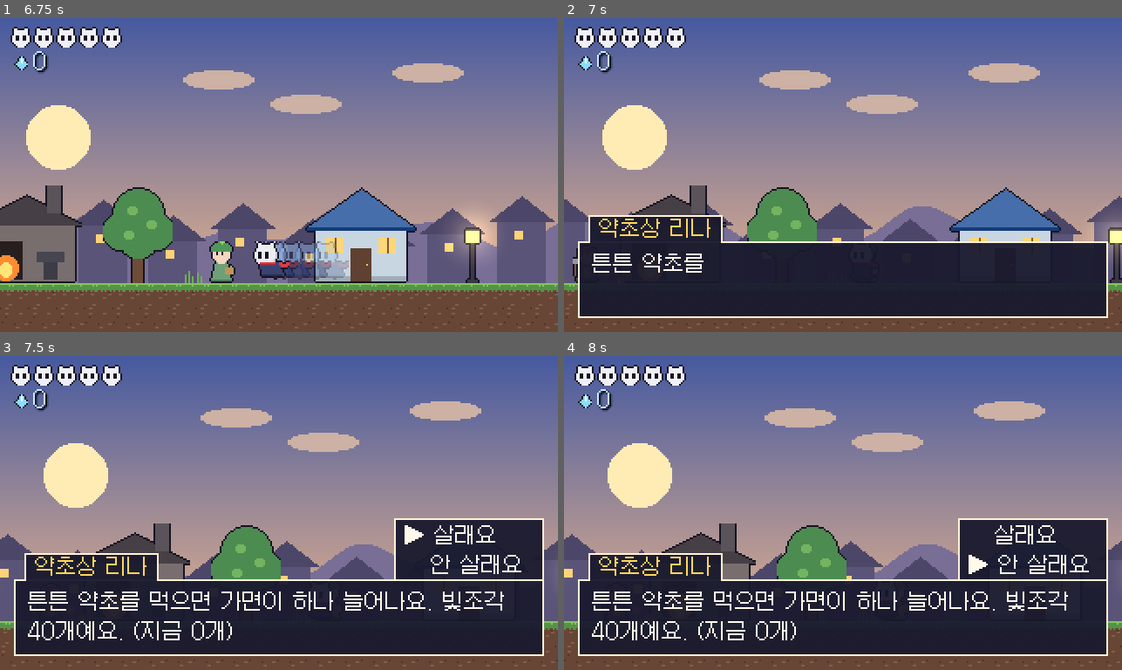
Above: before the commit, frames 1-4 (two rows, left to right).
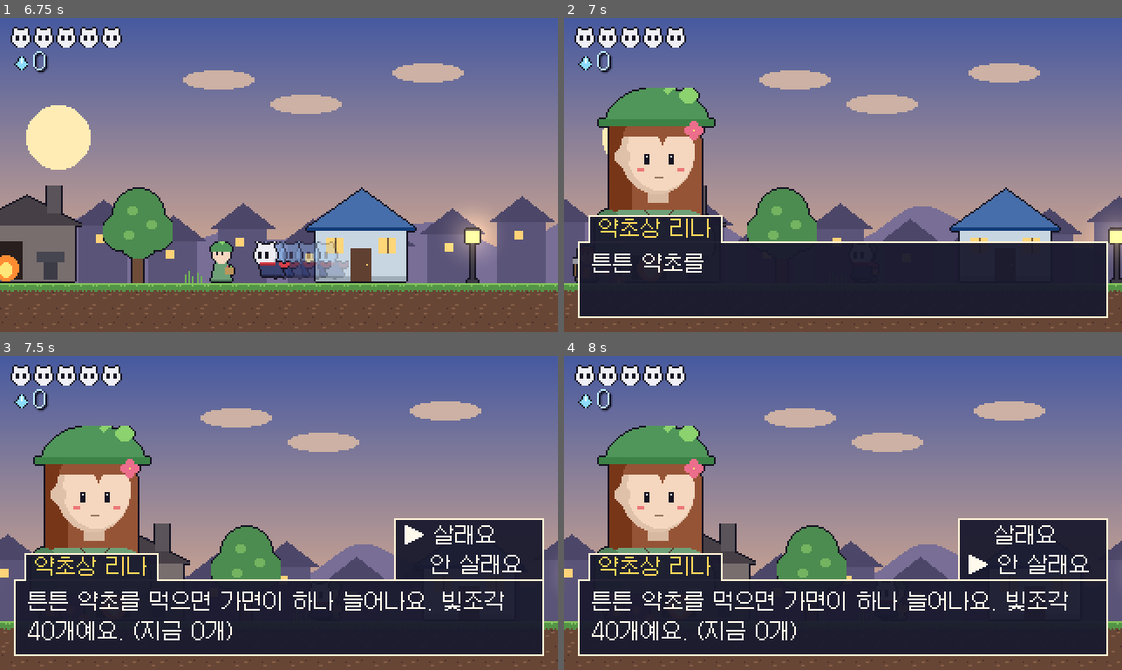
Above: after the commit, the same moments.

Repository: passedcloud-cmd/trymakegame2
Game: Godot game, scene res://scenes/title.tscn
Same seed, same stepped clock (60 frames per second), same inputs: the game is played once before the commit and once after it.
Inputs:
- Up to frame 1 (6.75 s): hold Right (move_right) 0.53-2.03 s; tap X (attack) at 0.6, 2.85, 5.1 s; tap Up (move_up) at 0.77, 1.52, 3.02, 3.77, 4.52, 6.02 s; tap Z (confirm) at 1.35, 5.85 s; hold Left (move_left) 2.03-2.78 s; tap C (dash) at 2.1, 4.35, 6.6 s; hold Right (move_right) 2.78-4.28 s; hold Z (confirm) 3.53-4.28 s; hold Left (move_left) 4.28-5.03 s; hold Right (move_right) 5.03-5.78 s; hold Left (move_left) from 5.78 s (still down)
- Up to frame 2 (7 s): keep holding Left (move_left); tap Up (move_up) at 6.77 s
- Up to frame 3 (7.5 s): release Left (move_left) at 7.28 s; hold Right (move_right) from 7.28 s (still down); tap X (attack) at 7.35 s
- Up to frame 4 (8 s): keep holding Right (move_right); tap Up (move_up) at 7.52 s

Frame 1 is identical in both runs. In frame 2, 6.4% of the frame differs, in the area x 5-28%, y 22-63%; in frame 3, 6.3%; in frame 4, 6.3%.

Commit message:
대화창에 NPC 도트 초상화 추가
- 대화창 왼쪽 위에 말하는 캐릭터의 초상화(80×96, 3칸)를 보여줘요
- 글자가 나오는 동안 입이 움직이고, 다 나오면 가끔 눈을 깜빡여요
- make_art.py에 촌장/대장장이/약초상/꼬마 임시 초상화 생성 코드 추가
- 표지판과 문처럼 초상화가 없는 이름은 예전처럼 나와요

Co-Authored-By: Claude Opus 5.5 <noreply@anthropic.com>
Claude-Session: https://claude.ai/code/session_012FWvu5EKhoKuBzDrjexvBn

Diff:
--- a/scenes/dialogue_box.tscn
+++ b/scenes/dialogue_box.tscn
@@ -22,6 +22,11 @@
 [node name="DialogueBox" type="CanvasLayer"]
 layer = 10
 script = ExtResource("1_dialogue")
+
+[node name="Portrait" type="Sprite2D" parent="."]
+position = Vector2(12, 40)
+centered = false
+hframes = 3
 
 [node name="Panel" type="Panel" parent="."]
 offset_left = 8.0
--- a/scripts/dialogue_box.gd
+++ b/scripts/dialogue_box.gd
@@ -20,12 +20,25 @@
 	"표지판": 1.0,
 }
 
+## 대화창 위에 나오는 캐릭터 초상화예요. 여기에 없는 이름(표지판, 문)은 초상화 없이 나와요.
+## 그림은 80×96 크기 3칸(보통 / 눈 감음 / 입 벌림)이에요. 같은 이름으로 덮어쓰면 바뀌어요.
+const PORTRAITS := {
+	"촌장 할아버지": preload("res://assets/portraits/elder.png"),
+	"대장장이 브론": preload("res://assets/portraits/smith.png"),
+	"약초상 리나": preload("res://assets/portraits/herbalist.png"),
+	"꼬마 피피": preload("res://assets/portraits/kid.png"),
+}
+const PORTRAIT_NORMAL := 0
+const PORTRAIT_BLINK := 1
+const PORTRAIT_TALK := 2
+
 @onready var name_panel: Panel = $NamePanel
 @onready var name_label: Label = $NamePanel/NameLabel
 @onready var choice_panel: Panel = $ChoicePanel
 @onready var choice_label: Label = $ChoicePanel/ChoiceLabel
 @onready var text_label: Label = $Panel/TextLabel
 @onready var next_arrow: Label = $Panel/NextArrow
+@onready var portrait: Sprite2D = $Portrait
 
 ## 대화창이 열려 있는지 알려줘요. (열려 있으면 기사가 못 움직여요)
 var is_open := false
@@ -42,6 +55,7 @@
 var choices: Array = []
 var choice_index := 0
 var voice_pitch := 1.0
+var portrait_time := 0.0
 
 
 ## 대화나 연출 중이라 모두 멈춰야 하면 true를 돌려줘요.
@@ -65,6 +79,9 @@
 	choices = []
 	name_label.text = speaker
 	voice_pitch = VOICE_PITCH.get(speaker, 1.0)
+	portrait.texture = PORTRAITS.get(speaker)
+	portrait.visible = portrait.texture != null
+	portrait_time = 0.0
 	# 이름 길이에 맞춰 이름표 너비를 바꿔요.
 	name_panel.size.x = text_width(name_label, speaker) + 12
 	is_open = true
@@ -140,6 +157,8 @@
 	closed_timer = maxf(0.0, closed_timer - delta)
 	if not is_open:
 		return
+
+	update_portrait(delta)
 
 	if is_typing():
 		# 타자 치듯 글자를 조금씩 늘려요.
@@ -162,6 +181,17 @@
 		next_arrow.visible = int(arrow_time * 2.0) % 2 == 0
 
 
+# 글자가 나오는 동안은 입을 뻐끔뻐끔, 다 나오면 가끔 눈을 깜빡여요.
+func update_portrait(delta: float) -> void:
+	portrait_time += delta
+	if is_typing():
+		portrait.frame = PORTRAIT_TALK if int(portrait_time * 8.0) % 2 == 0 else PORTRAIT_NORMAL
+	elif fmod(portrait_time, 3.0) > 2.85:
+		portrait.frame = PORTRAIT_BLINK
+	else:
+		portrait.frame = PORTRAIT_NORMAL
+
+
 func _unhandled_input(event: InputEvent) -> void:
 	if not is_open:
 		return
Binary file added: assets/portraits/elder.png
Not shown, added: assets/portraits/elder.png.import
Binary file added: assets/portraits/herbalist.png
Not shown, added: assets/portraits/herbalist.png.import
Binary file added: assets/portraits/kid.png
Not shown, added: assets/portraits/kid.png.import
Binary file added: assets/portraits/smith.png
Not shown, added: assets/portraits/smith.png.import
Not shown, changed: README.md
Not shown, changed: tools/make_art.py
